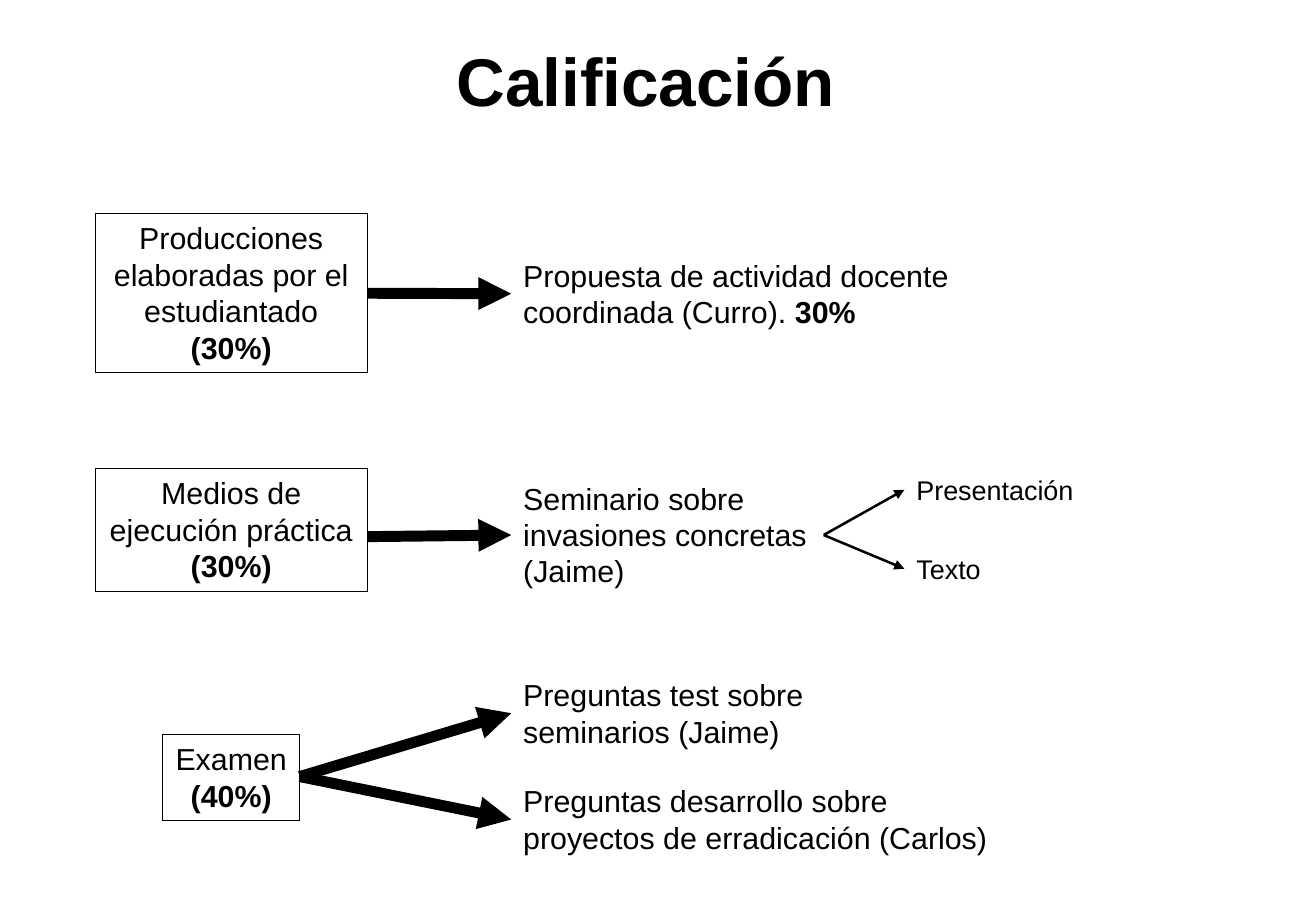
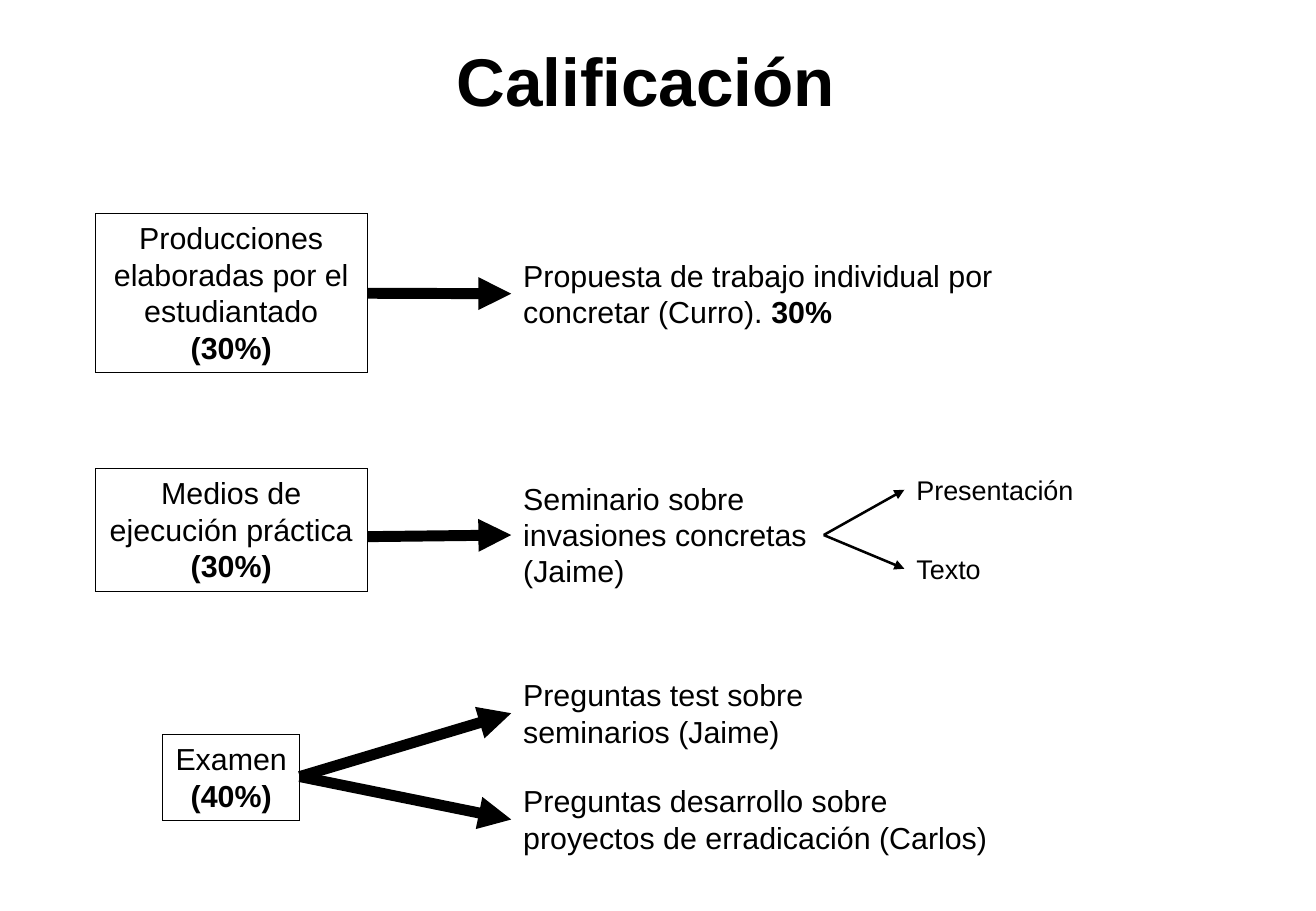
Before and after one commit to aprendiendo-cosas/Te_contenidos_IEEI_masterbio_UCO, a slide deck: slide 5 of presentacion/presentacion_asignatura.pptx. Drawn at 1316x911 pixels with LibreOffice and Linux fonts; fonts in the diff are those of the drawing. Boxes give left, top, right and bottom in pixels: in the first picture for what was removed or moved away, otherwise in the second. Text is boxed around its words. In the diff, an @@ line names an element or a change of style, - is before the commit and + after.

```diff
--- a/presentacion/presentacion_asignatura.pptx
+++ b/presentacion/presentacion_asignatura.pptx
@@ text at bbox=[523, 265, 992, 329]: text changed @@
-Propuesta de actividad docente coordinada (Curro). 30%
+Propuesta de trabajo individual por concretar (Curro). 30%
```
